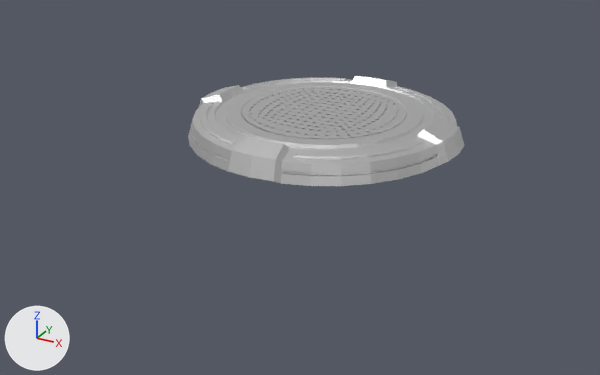
The Blender file Model/Foundation.blend: old version first, new version second.
One viewpoint serves both versions: a 50 mm lens placed at (8.91, -17.42, 8.07), pointed at (-0.27, -0.73, -0.27). Arrows for +X, +Y and +Z are at lower left; the lights stay in place.

The first picture shows 'Base.001'.
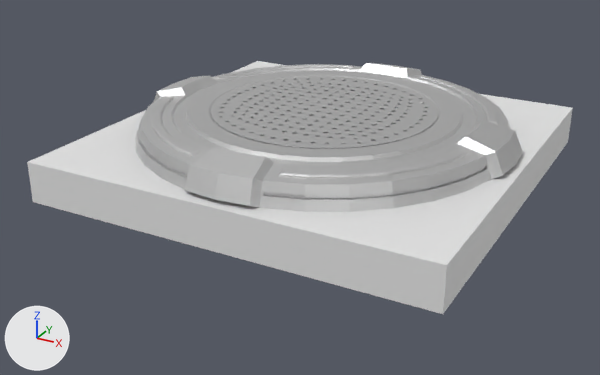
The change, as a diff of the scene's bpy script:
```diff
--- a/Model/Foundation.blend.py
+++ b/Model/Foundation.blend.py
@@ me_立方体_006 @@
+me_立方体_006.from_pydata(...)  # a box spanning x -1.0..1.0, y -1.0..1.0, z 0.0..1.0
@@ ob_base_001 @@
 ob_base_001.location = (0.0, 0.0, 1.0)
-ob_base_001.scale = (0.581, 0.581, 0.449)
+ob_base_001.scale = (0.802, 0.802, 0.5)
@@ ob_stage @@
+ob_stage = bpy.data.objects.new('Stage', me_立方体_006)
+ob_stage.location = (0.0, 0.0, 0.0)
+ob_stage.scale = (5.0, 5.0, 1.0)
```

What differs and where, as boxes [x1, y1, x2, y2] in the pictures (600 x 375 px):
'Base.001', rescaled (40% wider, 35% taller)
    before: [188, 76, 465, 186]
    after: [135, 63, 522, 212]
'Stage', added
    after: [27, 61, 573, 314]
